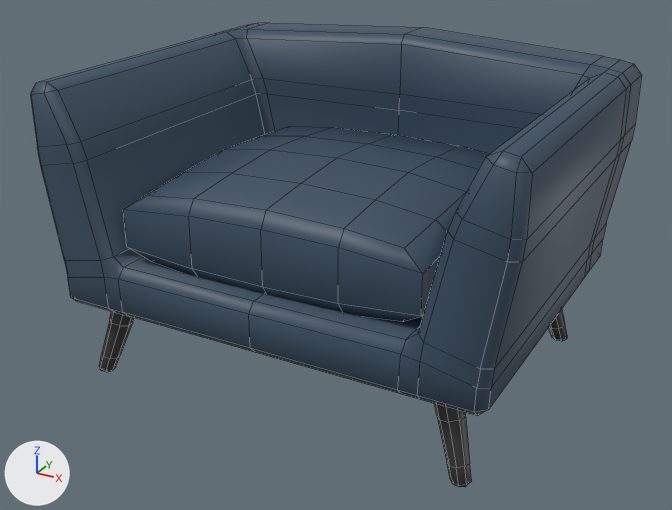
The FBX model Assets/Meshes/Furniture/Living/Furniture_Couch_Small.fbx: old version first, new version second.
Before and after are seen from a 50 mm camera at (2.52, -4.64, 3.0) aimed at (-0.01, -0.04, 0.7). The lights are fixed; the arrows at lower left show +X, +Y and +Z. Mesh edges are drawn as thin lines. Where no turn or scale is listed for an object, it has been applied to the vertices.

The first picture shows 'Couch_Small1'.
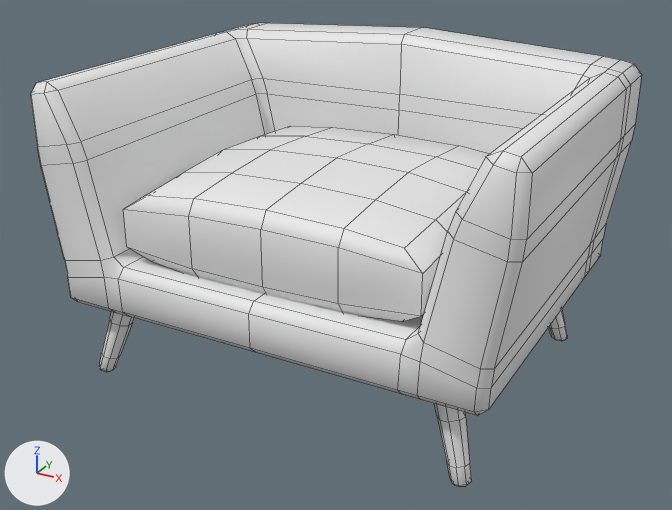
Location of each change, [x1, y1, x2, y2] in pixels of the pictures (672 x 510 px):
```json
{"part": 1, "of": "me_couch_1", "change": "recoloured", "before": [30, 23, 641, 416], "after": [30, 23, 641, 416], "on screen": "blue to white"}
{"part": 2, "of": "me_couch_1", "change": "recoloured", "before": [99, 309, 567, 487], "after": [99, 309, 567, 487]}
```

Scene script edits in JSON lines:
```json
{"op": "add", "block": "mat_mat_couch_small", "code": ["mat_mat_couch_small = principled_material('Mat_Couch_Small')", "mat_mat_couch_small.base_color = (0.8, 0.8, 0.8)  # white #e7e7e7"]}
{"block": "me_couch_1", "where": "me_couch_1.from_pydata(...)  # 450 vertices, 430 faces; spans x -1.44..1.44, y -1.02..1.18, z -0.01..1.9"}
{"block": "me_couch_1", "where": "# used by ob_couch_small1; location = (0.0, 0.0, 0.0)"}
{"block": "me_couch_1", "change": "me_couch_1 part 1: all 286 faces that had it switch from mat_couch_blue (dark blue #384e61) to mat_mat_couch_small (white #e7e7e7)"}
{"block": "me_couch_1", "change": "me_couch_1 part 2: all 144 faces that had it switch from mat_black (black #353535) to mat_mat_couch_small (white #e7e7e7)"}
```
